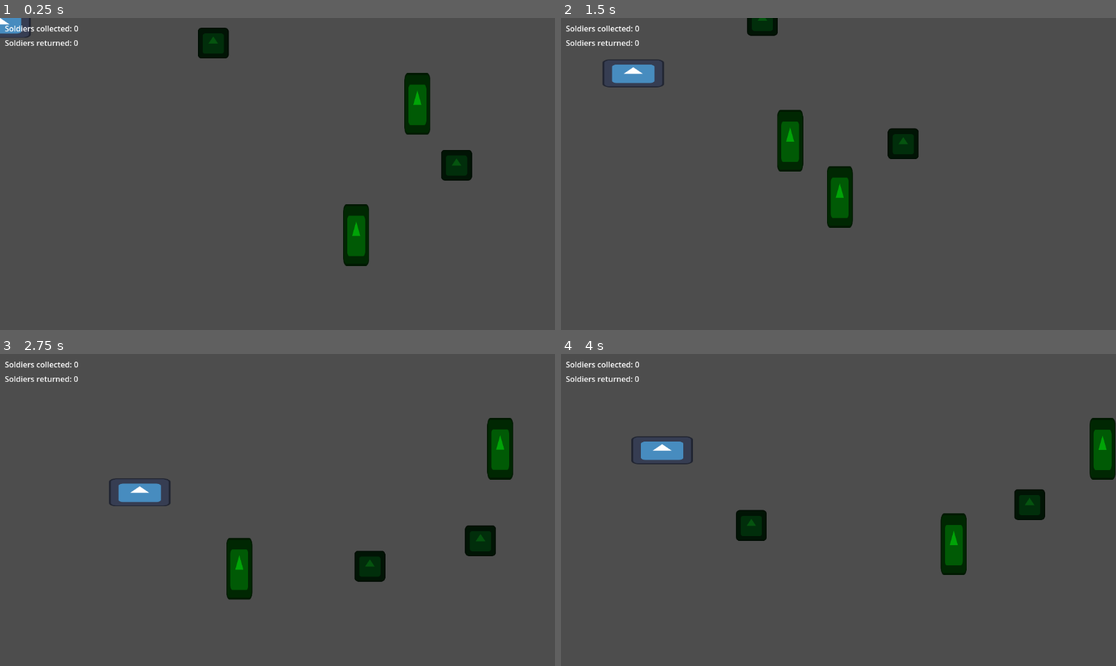
Above: before the commit, frames 1-4 (two rows, left to right).
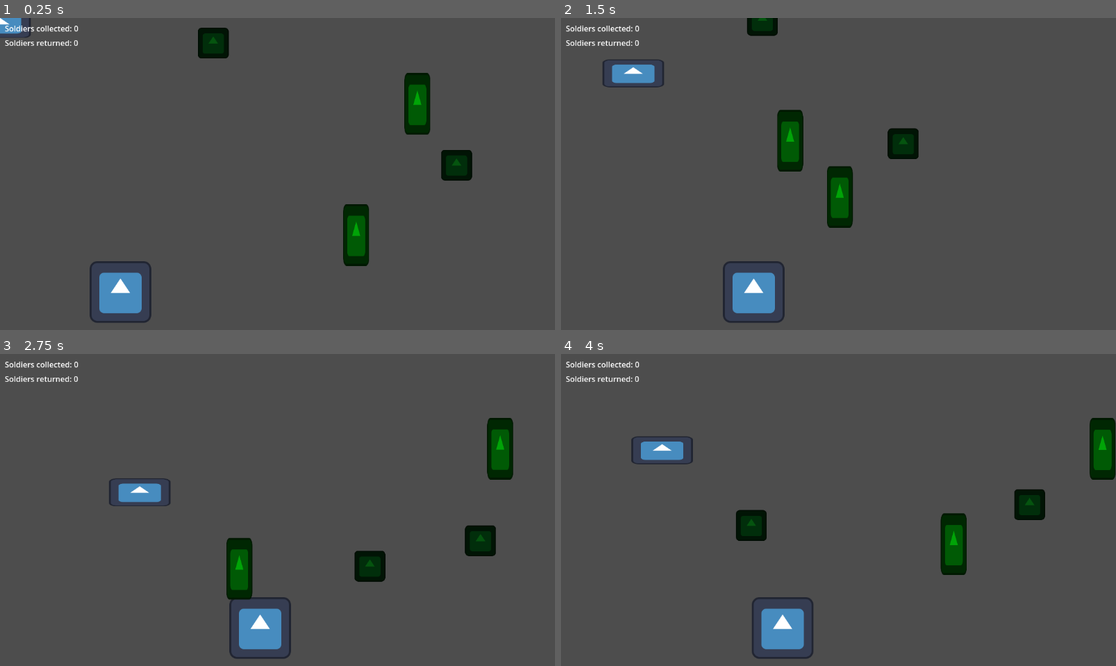
Above: after the commit, the same moments.

Repository: Eefschmeef2310/GDS1-Lab-1
Game: Godot game, scene res://Levels/Main.tscn
Two runs of this game, one before a commit and one after it. Both use one fixed random seed, a clock stepped at 60 frames per second and the inputs below. The project has no main scene, so this scene is started directly. The engine's default icon, where the game draws it, is replaced by a stand-in: a white triangle on a blue panel in a dark square.
Inputs:
- Up to frame 1 (0.25 s): no input
- Up to frame 2 (1.5 s): tap Enter (ui_accept) at 0.5, 0.77 s; hold D (Right) 0.53-1.28 s; hold S (Down) from 1.28 s (still down)
- Up to frame 3 (2.75 s): tap Enter (ui_accept) at 1.52 s; release S (Down) at 2.03 s; hold D (Right) from 2.03 s (still down)
- Up to frame 4 (4 s): release D (Right) at 2.78 s; hold W (Up) 2.78-3.53 s; tap Enter (ui_accept) at 3.02, 3.77 s; hold A (Left) from 3.53 s (still down)

The runs differ from the first frame. In frame 1, 1.3% of the frame differs, in the area x 16-28%, y 77-98%; in frame 2, 1.3%; in frame 3, 1.2%; in frame 4, 1.3%, in the area x 34-46%, y 77-98%.

Commit message:
Begun work on tank path

Diff:
--- a/Levels/Main.tscn
+++ b/Levels/Main.tscn
@@ -1,10 +1,11 @@
-[gd_scene load_steps=7 format=3 uid="uid://bhr3sshyyj6og"]
+[gd_scene load_steps=8 format=3 uid="uid://bhr3sshyyj6og"]
 
 [ext_resource type="PackedScene" uid="uid://b24wal0nj1boq" path="res://Player/Player.tscn" id="1_1qo66"]
 [ext_resource type="PackedScene" uid="uid://bbip4slyeaxxa" path="res://Soldiers/Soldier.tscn" id="2_sh77r"]
 [ext_resource type="PackedScene" uid="uid://bviilad5imam6" path="res://objects/hangar.tscn" id="3_qycnw"]
 [ext_resource type="Script" path="res://Levels/ui.gd" id="4_jucwd"]
 [ext_resource type="Script" path="res://Levels/tree_generator.gd" id="6_bddp8"]
+[ext_resource type="PackedScene" uid="uid://ccamedb07wdd5" path="res://tank/tank.tscn" id="6_oydsd"]
 
 [sub_resource type="RectangleShape2D" id="RectangleShape2D_s31d0"]
 size = Vector2(788, 508)
@@ -56,6 +57,9 @@
 shape = SubResource("RectangleShape2D_s31d0")
 debug_color = Color(0, 0.701961, 0.313726, 0.419608)
 
+[node name="tank" parent="." instance=ExtResource("6_oydsd")]
+position = Vector2(250, 569)
+
 [connection signal="_on_obstacle_hit" from="Player" to="UI" method="_on_player__on_obstacle_hit"]
 [connection signal="soldier_collected" from="Player" to="UI" method="_on_player_soldier_collected"]
 [connection signal="soldier_dropped" from="Player" to="UI" method="_on_player_soldier_dropped"]
--- a/project.godot
+++ b/project.godot
@@ -21,7 +21,8 @@
 "res://Player/": "green",
 "res://Soldiers/": "orange",
 "res://menus/": "purple",
-"res://objects/": "yellow"
+"res://objects/": "yellow",
+"res://tank/": "pink"
 }
 
 [input]
--- /dev/null
+++ b/tank/tank.tscn
@@ -0,0 +1,23 @@
+[gd_scene load_steps=4 format=3 uid="uid://ccamedb07wdd5"]
+
+[ext_resource type="Texture2D" uid="uid://bng3b2m0cskmv" path="res://icon.svg" id="1_q6apc"]
+[ext_resource type="Script" path="res://tank/tank_path.gd" id="1_ya2lv"]
+
+[sub_resource type="Curve2D" id="Curve2D_rmqh1"]
+_data = {
+"points": PackedVector2Array(0, 0, 0, 0, 0, 0, 0, 0, 0, 0, 1000, 0)
+}
+point_count = 2
+
+[node name="tank" type="Node2D"]
+
+[node name="Path2D" type="Path2D" parent="."]
+curve = SubResource("Curve2D_rmqh1")
+
+[node name="PathFollow2D" type="PathFollow2D" parent="Path2D"]
+script = ExtResource("1_ya2lv")
+speed = 0.1
+
+[node name="Tank" type="Sprite2D" parent="Path2D/PathFollow2D"]
+scale = Vector2(1, 1)
+texture = ExtResource("1_q6apc")
--- /dev/null
+++ b/tank/tank_path.gd
@@ -0,0 +1,15 @@
+extends PathFollow2D
+
+var player
+
+@export var speed : float = 10
+
+func _ready():
+	player = get_tree().get_first_node_in_group("player")
+
+	#stops function if player not present
+	print("player not found")
+	process_mode = Node.PROCESS_MODE_ALWAYS if player else PROCESS_MODE_DISABLED
+
+func _process(delta):
+	progress = lerp(player.global_position.x, progress, speed * delta)
